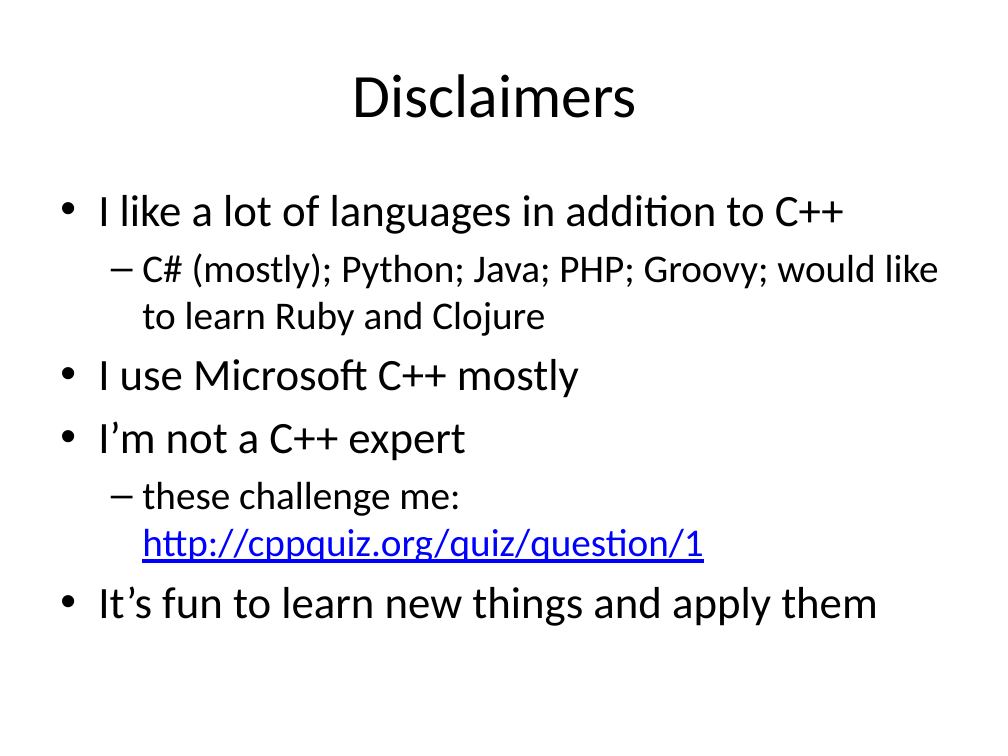
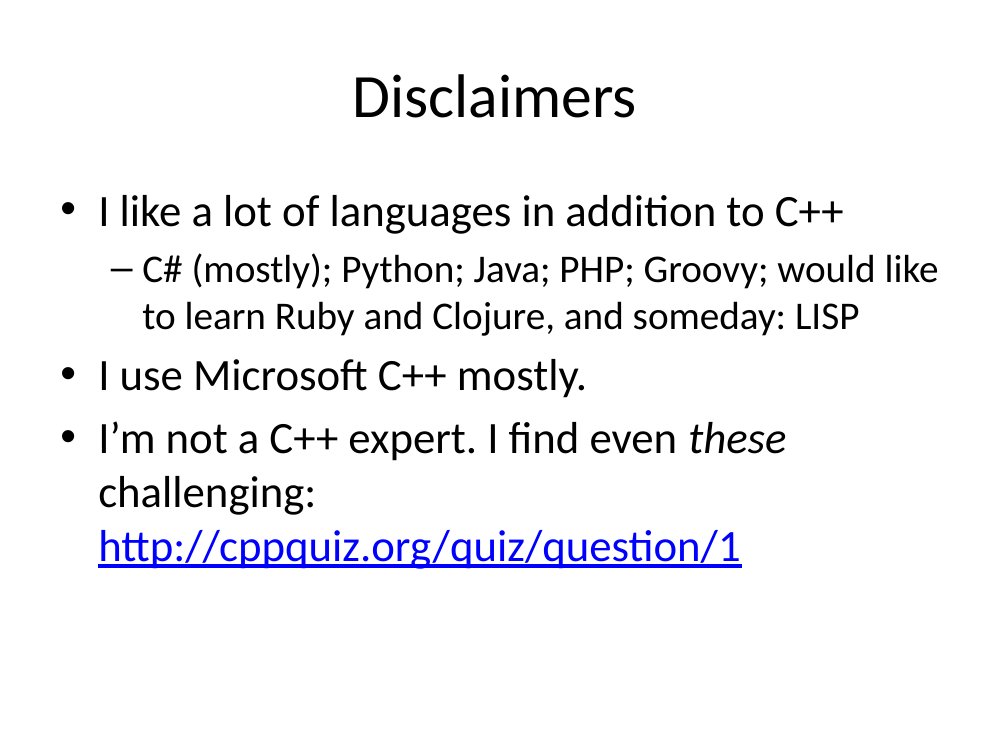
Before and after one commit to fellmad/FunWithCpp11, a slide deck: slide 2 of doc/Fun_with_C++11.pptx (slide 5 before the commit). Drawn at 1008x756 pixels with LibreOffice and Linux fonts; fonts in the diff are those of the drawing. Boxes give left, top, right and bottom in pixels: in the first picture for what was removed or moved away, otherwise in the second. Text is boxed around its words. In the diff, an @@ line names an element or a change of style, - is before the commit and + after.

```diff
--- a/doc/Fun_with_C++11.pptx
+++ b/doc/Fun_with_C++11.pptx
@@ text at <box>98,253,939,569</box>: text changed; size 28 to 32 pt @@
-  – C# (mostly); Python; Java; PHP; Groovy; would like to learn Ruby and Clojure
-• I use Microsoft C++ mostly
-• I’m not a C++ expert
-  – these challenge me: http://cppquiz.org/quiz/question/1
-• It’s fun to learn new things and apply them
+  – C# (mostly); Python; Java; PHP; Groovy; would like to learn Ruby and Clojure, and someday: LISP
+• I use Microsoft C++ mostly.
+• I’m not a C++ expert. I find even these challenging: http://cppquiz.org/quiz/question/1
```
Also in this commit, not shown: 18 other slides changed, 6 slides added, 1 slide removed.
